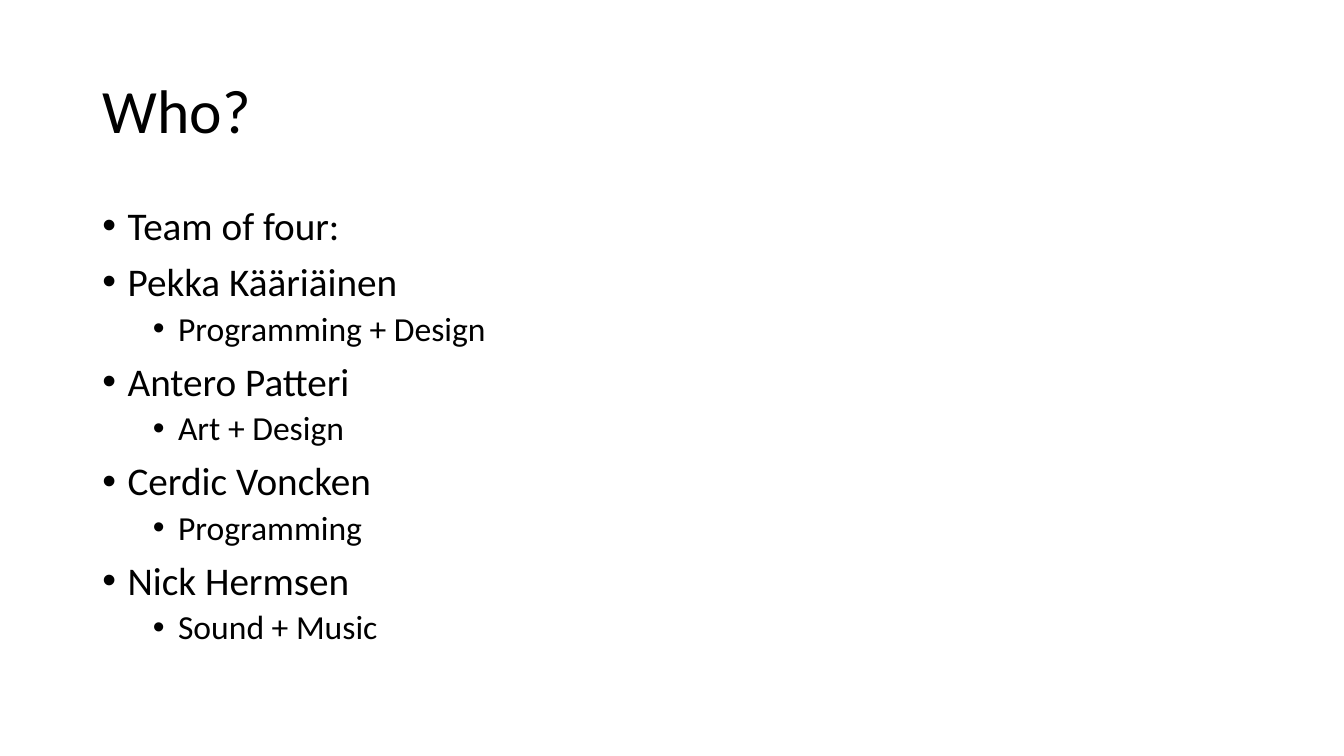
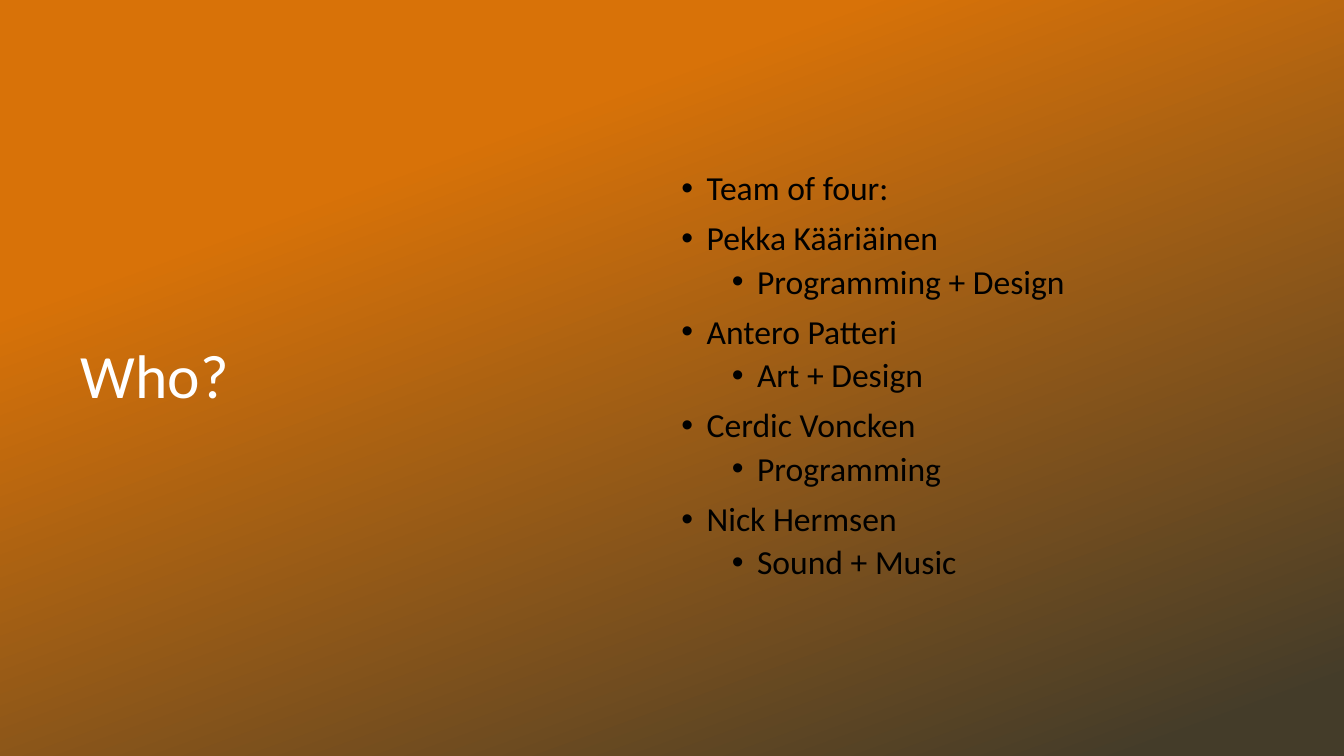
Before and after one commit to L5478/JamDev, a slide deck: slide 4 of Quack-A-Moley.pptx. Drawn at 1344x756 pixels with LibreOffice and Linux fonts; fonts in the diff are those of the drawing; background and template pictures are left out. Boxes give left, top, right and bottom in pixels: in the first picture for what was removed or moved away, otherwise in the second. Text is boxed around its words. In the diff, an @@ line names an element or a change of style, - is before the commit and + after.

```diff
--- a/Quack-A-Moley.pptx
+++ b/Quack-A-Moley.pptx
@@ rectangle added at [0,0,1344,756], fill gradient #D87208 to #443C29 @@
@@ text "Team of four:": place and size @@
-text "Team of four:" at [128,213,486,640]
+text "Team of four:" at [707,177,1065,574]
@@ text "Team of four:" at [707,177,1065,574]: vertical alignment top to middle @@
@@ text at [707,177,938,531]: size 28 to 24 pt in "Team of four:", "Pekka Kääriäinen", "Antero Patteri", "Cerdic Voncken" and 1 more places @@
@@ title "Who?": place and size @@
-title "Who?" at [102,90,250,134]
+title "Who?" at [81,355,229,399]
@@ title "Who?" at [81,355,229,399]: text colour #000000 to #FFFFFF @@
```
Also in this commit, not shown: 4 other slides changed.
